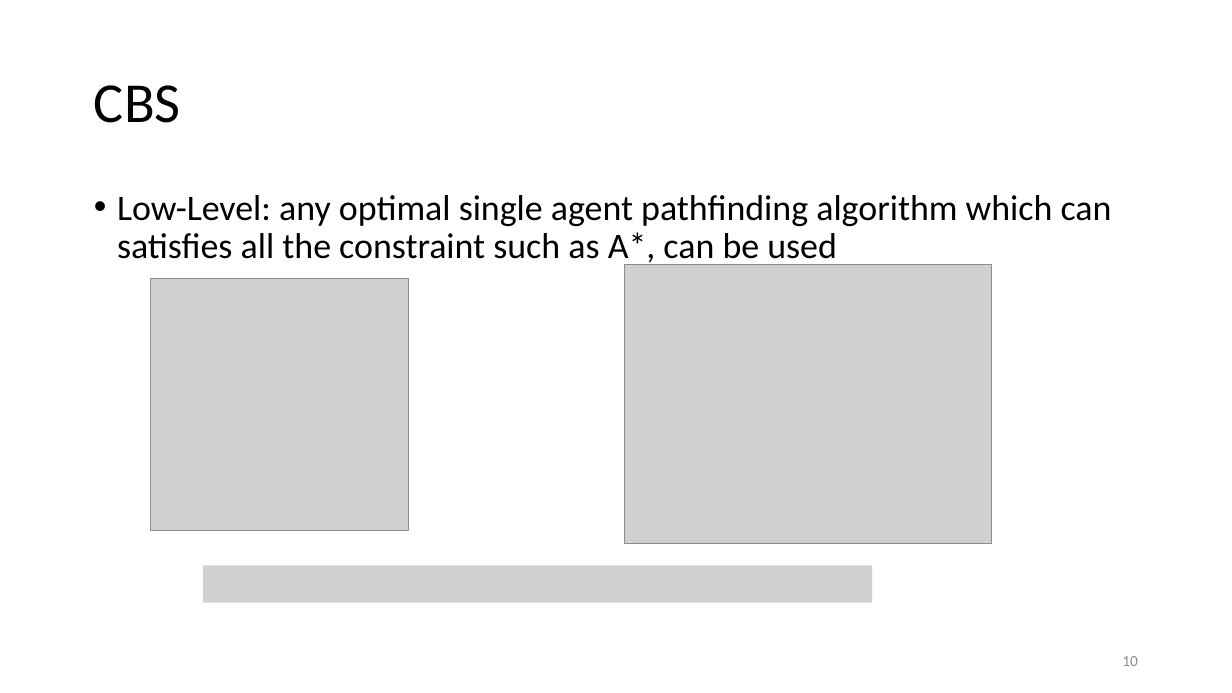
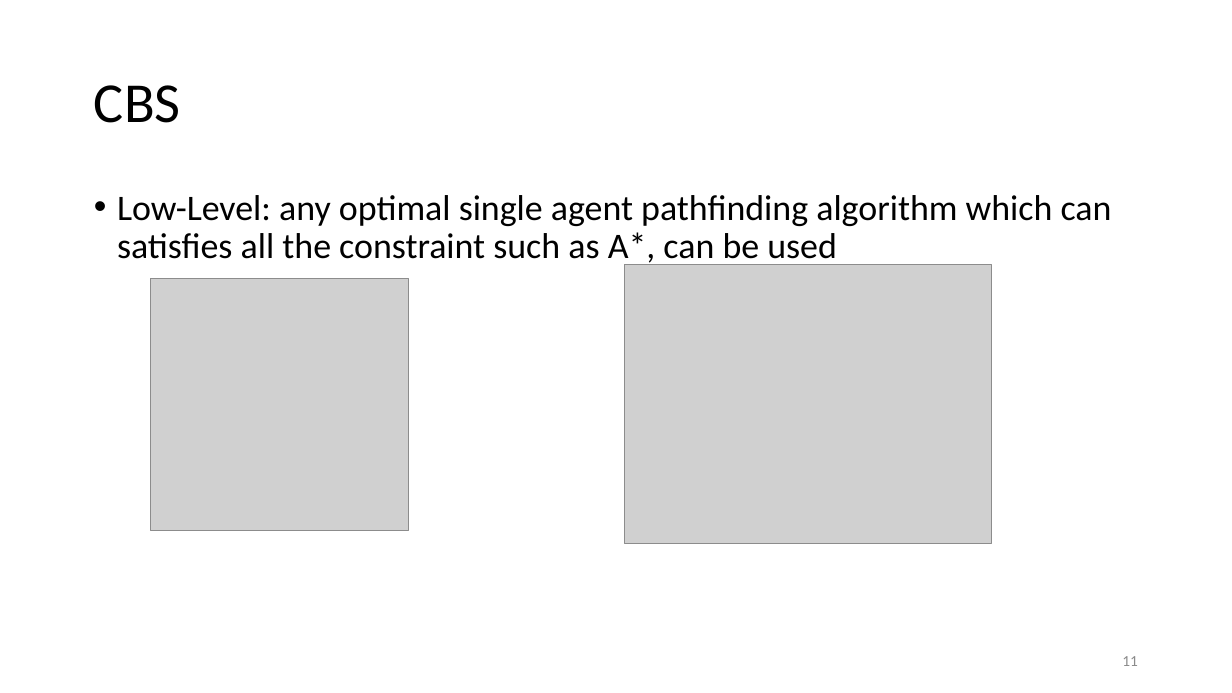
Before and after one commit to DemirDorukDilek/CBS, a slide deck: slide 11 of dahahilipls.pptx (slide 10 before the commit). Drawn at 1232x693 pixels with LibreOffice and Linux fonts; fonts in the diff are those of the drawing; grey boxes stand for pictures. Boxes give left, top, right and bottom in pixels: in the first picture for what was removed or moved away, otherwise in the second. Text is boxed around its words. In the diff, an @@ line names an element or a change of style, - is before the commit and + after.

```diff
--- a/dahahilipls.pptx
+++ b/dahahilipls.pptx
@@ picture removed at bbox=[203, 566, 872, 603] @@
@@ page number at bbox=[1122, 656, 1138, 666]: text changed @@
-10
+11
```
Also in this commit, not shown: 2 other slides changed, 2 slides added.
